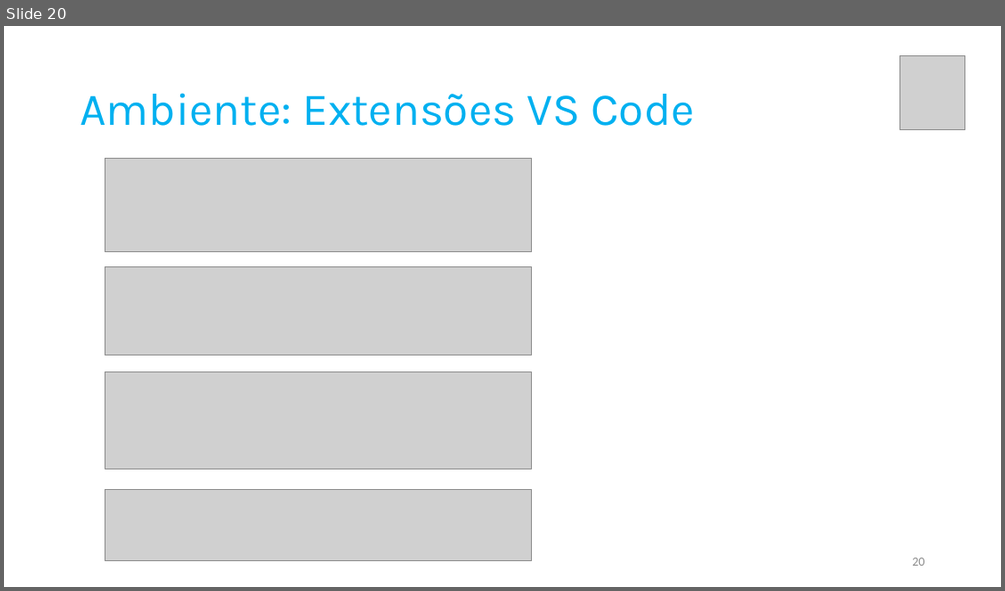
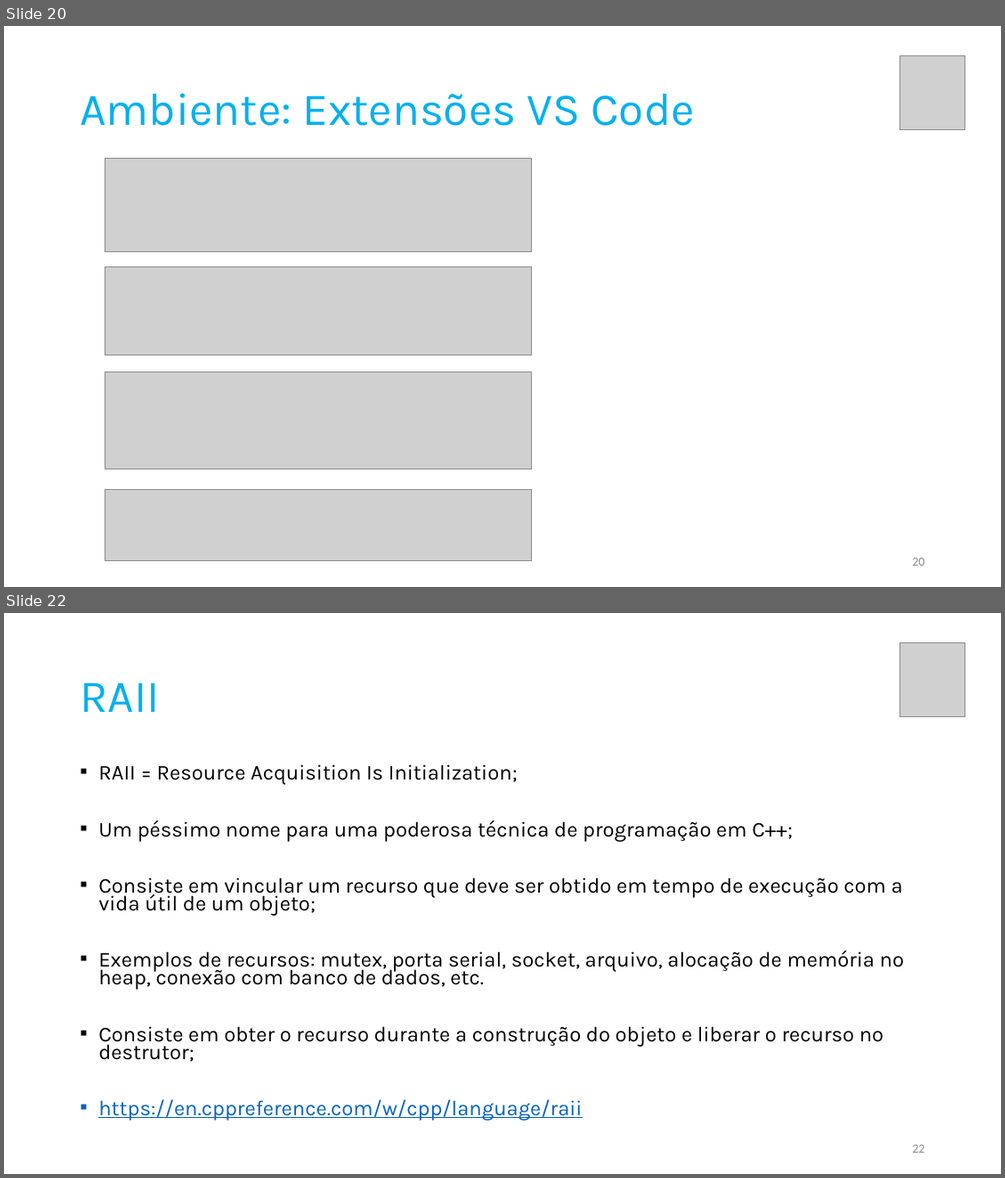
Before and after one commit to pfaco/ees_cpp, a slide deck: slides/C++.pptx. Shown one above the other, each under a label of ours: slide 20 before the commit, slides 20 and 22 after it; the slides between them are not shown. The pictures are 1005x591 and 1005x1178 pixels, drawn with LibreOffice and Linux fonts; fonts in the diff are those of the drawing; grey boxes stand for pictures. Boxes give left, top, right and bottom in pixels: in the first picture for what was removed or moved away, otherwise in the second. Text is boxed around its words. In the diff, an @@ line names an element or a change of style, - is before the commit and + after.

```diff
--- a/slides/C++.pptx
+++ b/slides/C++.pptx
@@ slide 22 added at (x1=4, y1=613, x2=1001, y2=1174), background #FFFFFF @@
@@ picture added at (x1=900, y1=643, x2=966, y2=717) @@
@@ title added at (x1=80, y1=682, x2=160, y2=712), 44 pt, text #00B0F0 @@
+RAII
@@ text added at (x1=98, y1=764, x2=904, y2=1120), 20.4 pt, text #000000 @@
+▪ RAII = Resource Acquisition Is Initialization;
+▪ Um péssimo nome para uma poderosa técnica de programação em C++;
+▪ Consiste em vincular um recurso que deve ser obtido em tempo de execução com a vida útil de um objeto;
+▪ Exemplos de recursos: mutex, porta serial, socket, arquivo, alocação de memória no heap, conexão com banco de dados, etc.
+▪ Consiste em obter o recurso durante a construção do objeto e liberar o recurso no destrutor;
+▪ https://en.cppreference.com/w/cpp/language/raii
@@ page number added at (x1=912, y1=1144, x2=924, y2=1152), 12 pt, text #8C8C8C @@
+22
```
Also in this commit, not shown: 4 slides changed, 15 other slides added, 3 slides removed, 1 other file.
